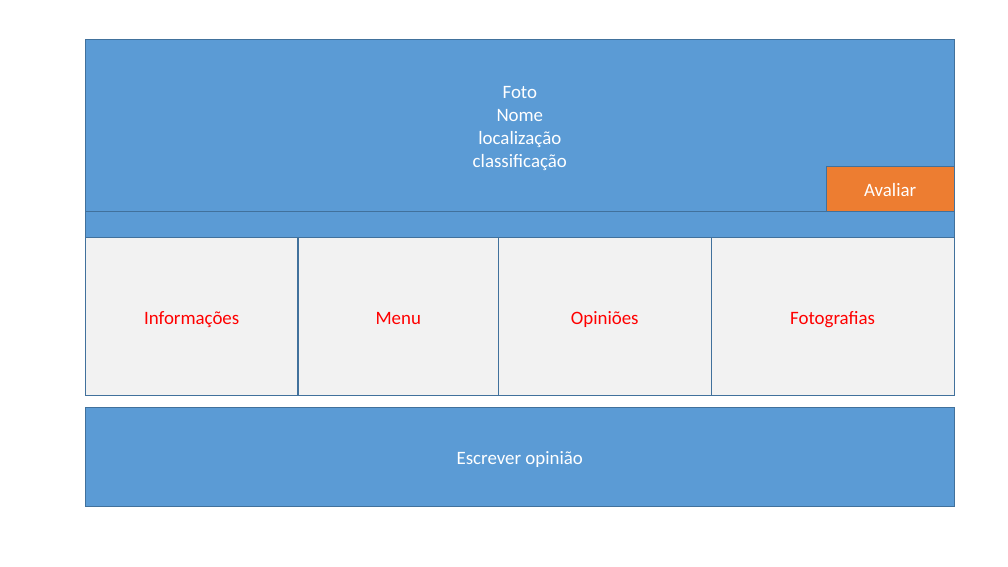
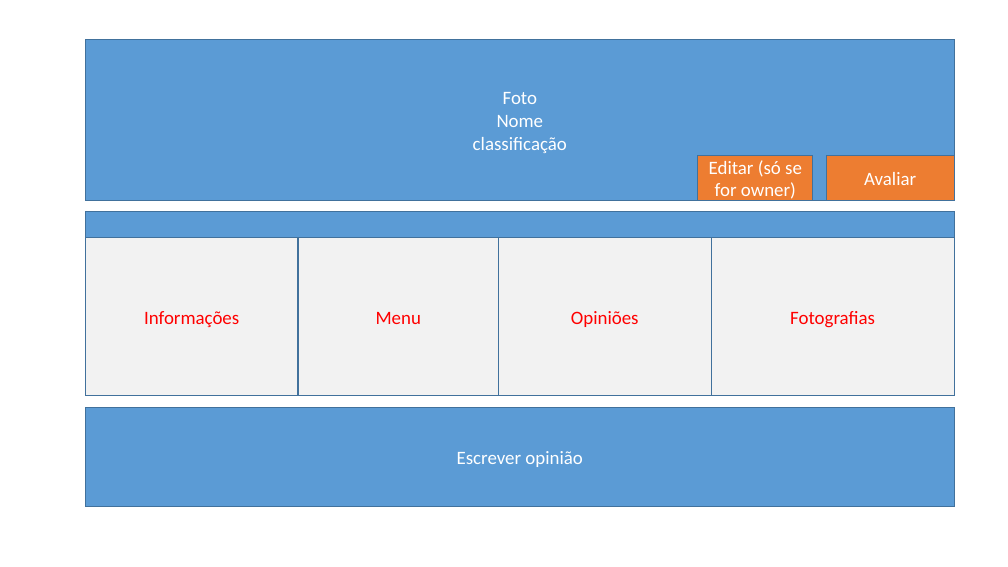
Before and after one commit to andreiacarodrigues/FEUP-LTW, a slide deck: slide 4 of Resources/ltw.odp. Drawn at 1008x567 pixels with LibreOffice and Linux fonts; fonts in the diff are those of the drawing. Boxes give left, top, right and bottom in pixels: in the first picture for what was removed or moved away, otherwise in the second. Text is boxed around its words. In the diff, an @@ line names an element or a change of style, - is before the commit and + after.

```diff
--- a/Resources/ltw.odp
+++ b/Resources/ltw.odp
@@ freeform shape "Foto": place and size @@
-freeform shape "Foto" at <box>85,39,954,212</box>
+freeform shape "Foto" at <box>85,39,954,200</box>
@@ text in freeform shape at <box>478,131,561,147</box>: paragraph removed @@
-localização
@@ freeform shape added at <box>698,156,813,200</box>, fill #ED7D31, outline #41719C 0.99 pt, 18 pt, text #FFFFFF @@
+Editar (só se for owner)
@@ freeform shape "Avaliar": place and size @@
-freeform shape "Avaliar" at <box>827,166,955,211</box>
+freeform shape "Avaliar" at <box>827,156,955,200</box>
```
Also in this commit, not shown: 1 other slide changed, 1 slide added, 3 other files.
